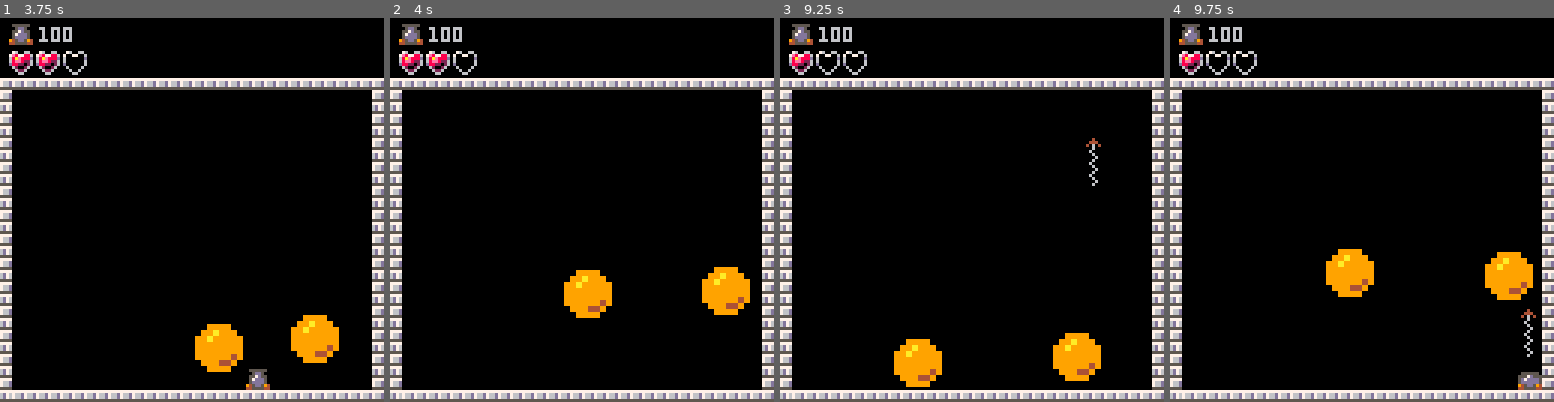
Above: before the commit, frames 1-4 (left to right).
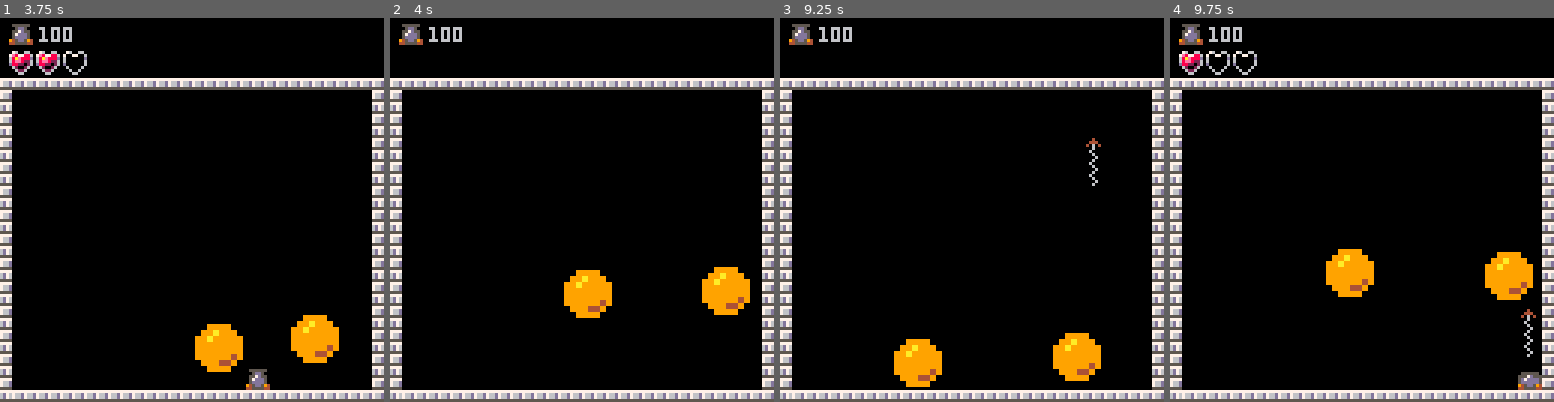
Above: after the commit, the same moments.

Repository: ferlores/pico-8.exp
Game: PICO-8 cartridge pang.p8
The game is run twice, just before and just after one commit, with the same random seed, the same clock (stepped at 60 frames per second) and the same inputs.
Inputs:
- Up to frame 1 (3.75 s): tap X (X key) at 0.33, 1.07, 1.85, 2.97 s; hold Right 1.6-2.1 s; hold Right 2.47-3.03 s; hold Left 3.08-3.58 s
- Up to frame 2 (4 s): no input
- Up to frame 3 (9.25 s): hold Right 4.02-4.68 s; tap X (X key) every 1.12 s from 4.08 to 8.55 s; hold Left 5.08-5.68 s; hold Right 6.08-6.58 s; hold Right 6.63-7.13 s; hold Right 7.5-8.07 s; hold Left 8.12-8.62 s; hold Right from 9.05 s (still down)
- Up to frame 4 (9.75 s): tap X (X key) at 9.67 s; release Right at 9.72 s

Frame 1 is identical in both runs. In frame 2, 0.7% of the frame differs, in the area x 2-23%, y 8-15%; in frame 3, 0.5%; in frame 4, nothing differs.

Commit message:
blink hearts when loosing lives

Diff:
--- a/pang.p8
+++ b/pang.p8
@@ -360,12 +360,10 @@
     if (p1) then
         spr(p1.spr, 2, 0)
         print(p1.points, 12, 2)
-        draw_lives(-7, p1.h + 2, p1.lives, p1.max_lives)
+        draw_lives(-7, p1.h + 2, p1)
     end
     camera()
 
-    -- draw boundaries - TODO replace for tiles
-    -- rect(0,0,127,127,15)
     for i = 0, 16 do
         if (i * 8 >= screen_min_y) then
             spr(61, screen_min_x - 4, i * 8)
@@ -378,11 +376,17 @@
     -- draw_hud()
 end)
 
-function draw_lives(x, y, lives, max_lives)
+function draw_lives(x, y, p)
+    local m = p.pwups.respawn.v % 6
+    local lives, max_lives = p.lives, p.max_lives
+
     for i = 1, max_lives  do
         local lspr = lives_spr
         if (i > lives) lspr += 1
-        spr(lspr, x + (i * (lives_spr_w + 2)), y)
+
+        if (m < 3) then
+            spr(lspr, x + (i * (lives_spr_w + 2)), y)
+        end
     end
 end
 
